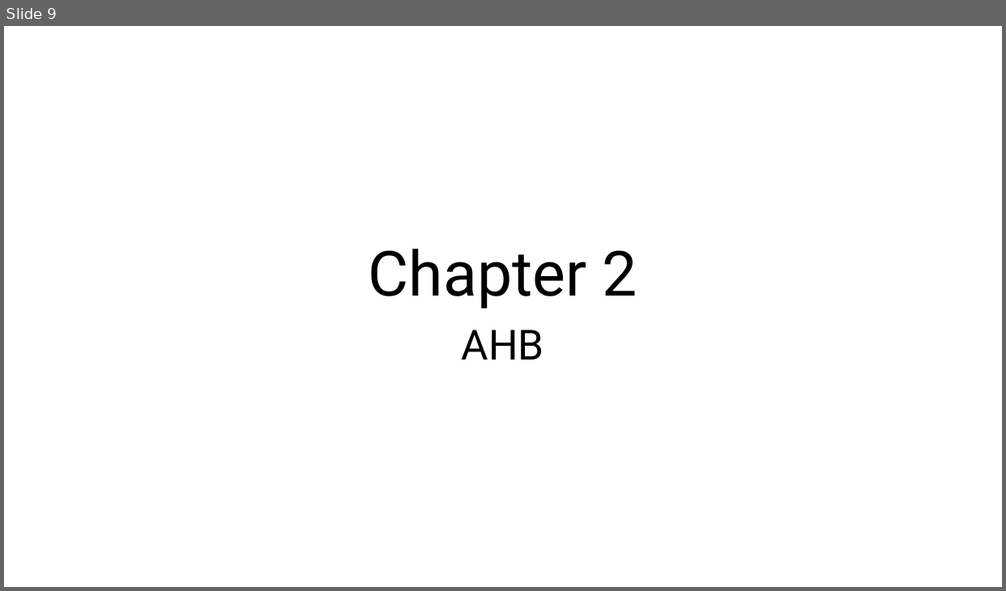
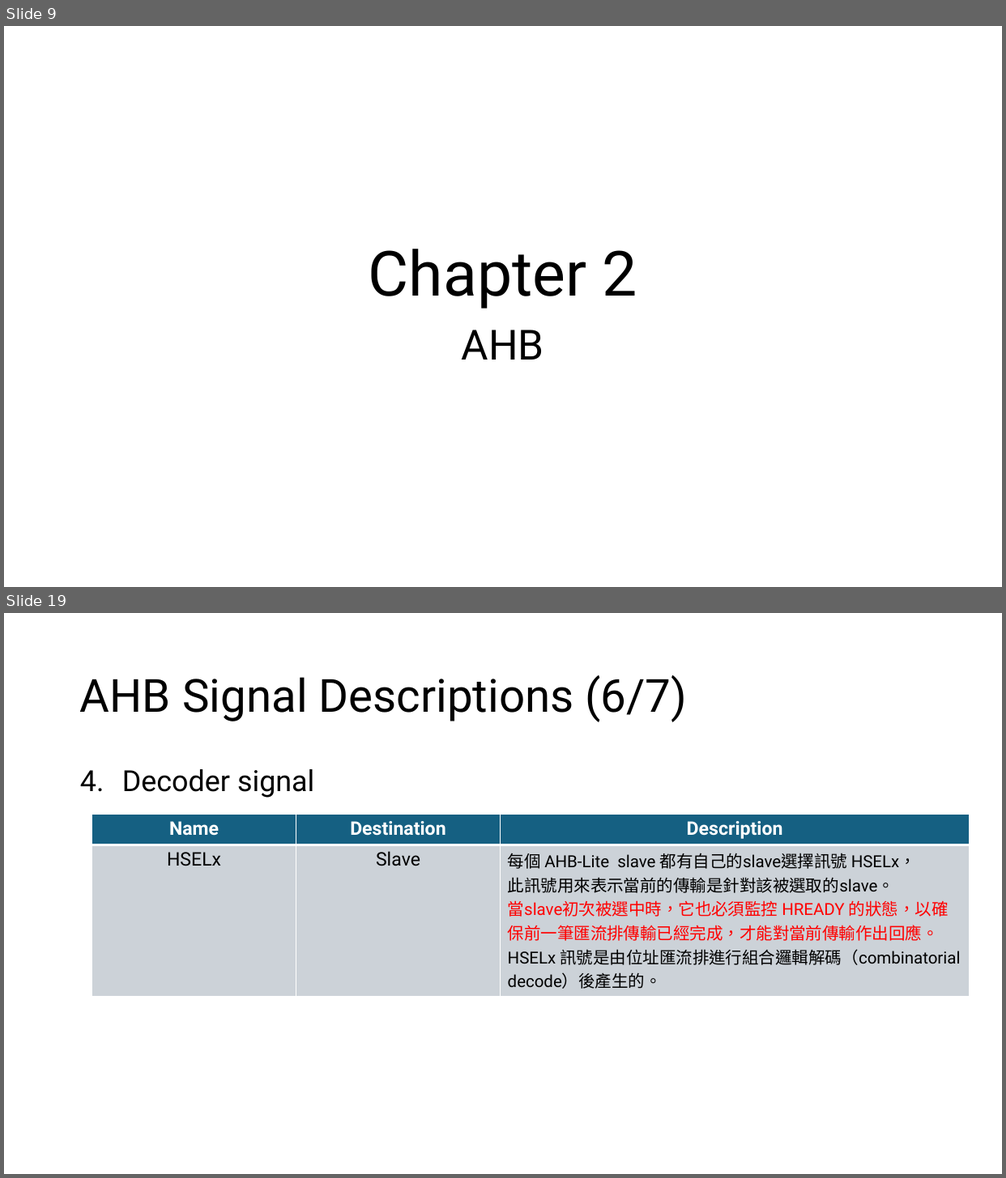
Before and after one commit to s9001055/DV_learning, a slide deck: AMBA/AMBA_learning.pptx. Shown one above the other, each under a label of ours: slide 9 before the commit, slides 9 and 19 after it; the slides between them are not shown. The pictures are 1006x591 and 1006x1178 pixels, drawn with LibreOffice and Linux fonts; fonts in the diff are those of the drawing. Boxes give left, top, right and bottom in pixels: in the first picture for what was removed or moved away, otherwise in the second. Text is boxed around its words. In the diff, an @@ line names an element or a change of style, - is before the commit and + after.

Commit message:
Modify: AMBA/AMBA_learning.pptx 1. Add chapter 2 AHB Signal Descriptions

```diff
--- a/AMBA/AMBA_learning.pptx
+++ b/AMBA/AMBA_learning.pptx
@@ slide 19 added at box(4, 613, 1002, 1174), background #FFFFFF @@
@@ title added at box(80, 675, 688, 722), 44 pt, text #000000 @@
+AHB Signal Descriptions (6/7)
@@ text added at box(122, 769, 314, 798), 28 pt, text #000000 @@
+4. Decoder signal
@@ table added at box(92, 815, 970, 992), 2 rows, 3 columns @@
+Name | Destination | Description
+HSELx | Slave | 每個 AHB-Lite slave 都有自己的slave選擇訊號 HSELx， / 此訊號用來表示當前的傳輸是針對該被選取的slave。 / 當slave初次被選中時，它也必須監控 HREADY 的狀態，以確保前一筆匯流排傳輸已經完成，才能對當前傳輸作出回應。 / HSELx 訊號是由位址匯流排進行組合邏輯解碼（combinatorial decode）後產生的。
```
Also in this commit, not shown: 5 slides changed, 5 other slides added, 1 other file.
